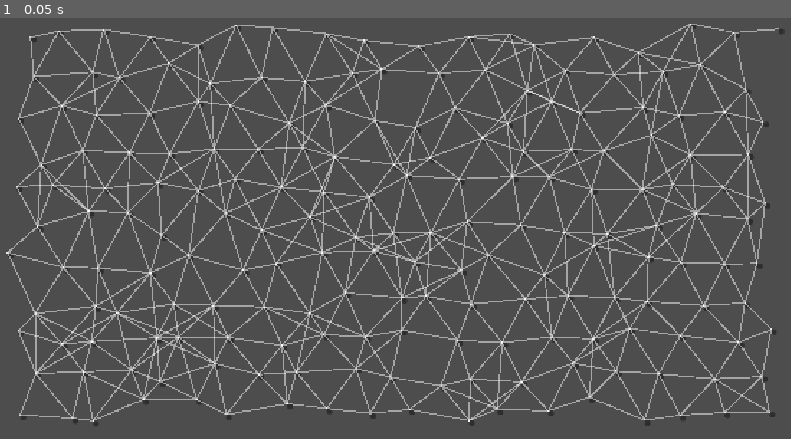
Above: before the commit, frame 1.
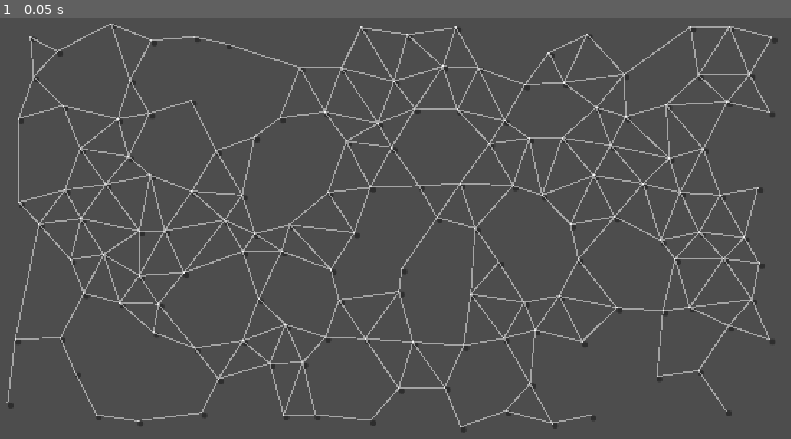
Above: after the commit, the same moment.

Repository: CrankyCranton/gwj-90
Game: Godot game, scene res://map/map.tscn
Same seed, same stepped clock (60 frames per second), same inputs: the game is played once before the commit and once after it. The project has no main scene, so this scene is started directly.
Inputs:
- Up to frame 1 (0.05 s): no input

The runs differ from the first frame. In frame 1, 17% of the frame differs, in the area x 0-99%, y 1-99%.

Commit message:
Draft #3: Decimation, messy stray location handling

Diff:
--- /dev/null
+++ b/map/connection/connection.gd
@@ -0,0 +1,10 @@
+class_name Connection extends Line2D
+
+
+var a: Location
+var b: Location
+
+
+func update() -> void:
+	set_point_position(0, a.position)
+	set_point_position(1, b.position)
--- a/map/connection/connection.tscn
+++ b/map/connection/connection.tscn
@@ -1,9 +1,13 @@
 [gd_scene format=3 uid="uid://38d2me6c81hk"]
 
+[ext_resource type="Script" uid="uid://d15tsty3qgcer" path="res://map/connection/connection.gd" id="1_knh2s"]
+
 [node name="Connection" type="Line2D" unique_id=1176413470 groups=["connections"]]
+points = PackedVector2Array(0, 0, 0, 0)
 width = 2.0
 default_color = Color(1, 1, 1, 0.5019608)
 joint_mode = 2
 begin_cap_mode = 2
 end_cap_mode = 2
 antialiased = true
+script = ExtResource("1_knh2s")
--- a/map/location/location.gd
+++ b/map/location/location.gd
@@ -1,8 +1 @@
 class_name Location extends Button
-
-
-@export var random_offset := 24.0
-
-
-func _ready() -> void:
-	position += Utils.rand_vec2_radial(random_offset)
--- a/map/map.gd
+++ b/map/map.gd
@@ -1,13 +1,24 @@
 class_name Map extends TileMapLayer
 
 
-@export var connect_distance := 96.0
+@export var connect_distance := 64.0
+@export var decimation := 0.25
+@export var random_offset := 24.0
 
 
 func _ready() -> void:
-	 # IDK why, but this wurks while waiting a frame doesn't :P
+	connect_distance = pow(connect_distance, 2.0)
+	decimate()
+	# IDK why, but this wurks while waiting a frame doesn't :P
 	await get_tree().create_timer(0.0).timeout
 	generate_connections()
+	offset()
+
+
+func decimate() -> void:
+	for cell in get_used_cells():
+		if randf() < decimation:
+			erase_cell(cell)
 
 
 func generate_connections() -> void:
@@ -18,9 +29,7 @@
 		var nearest_dist := INF
 		var connections := 0
 		for predecessor in predecessors:
-			var distance := predecessor.position.distance_to(location.position)
-			# The check for null here isn't necessary, but makes it more full-proof.
-			# Can be removed for performance if it loops a gazillion times or smth
+			var distance := predecessor.position.distance_squared_to(location.position)
 			if nearest_loc == null or distance < nearest_dist:
 				nearest_loc = predecessor
 				nearest_dist = distance
@@ -32,12 +41,20 @@
 		# The null check is for the first location, when there won't be anything to connect to
 		if nearest_loc != null and connections <= 0:
 			create_connection(location, nearest_loc)
+
 		predecessors.append(location)
 
 
 func create_connection(a: Location, b: Location) -> void:
 	const CONNECTION := preload("res://map/connection/connection.tscn")
-	var connection: Line2D = CONNECTION.instantiate()
-	connection.add_point(a.position)
-	connection.add_point(b.position)
+	var connection: Connection = CONNECTION.instantiate()
+	connection.a = a
+	connection.b = b
 	add_child(connection)
+
+
+func offset() -> void:
+	for location: Location in get_tree().get_nodes_in_group(&"locations"):
+		location.position += Utils.rand_vec2_radial(random_offset)
+	for connection: Connection in get_tree().get_nodes_in_group(&"connections"):
+		connection.update()
Not shown, added: map/connection/connection.gd.uid
